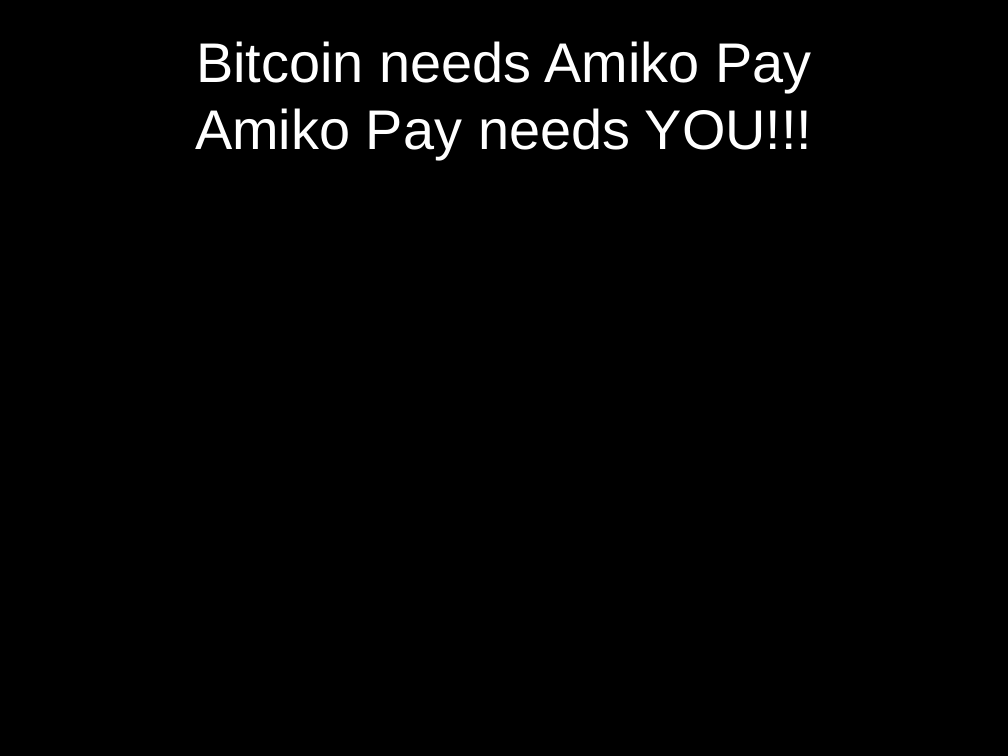
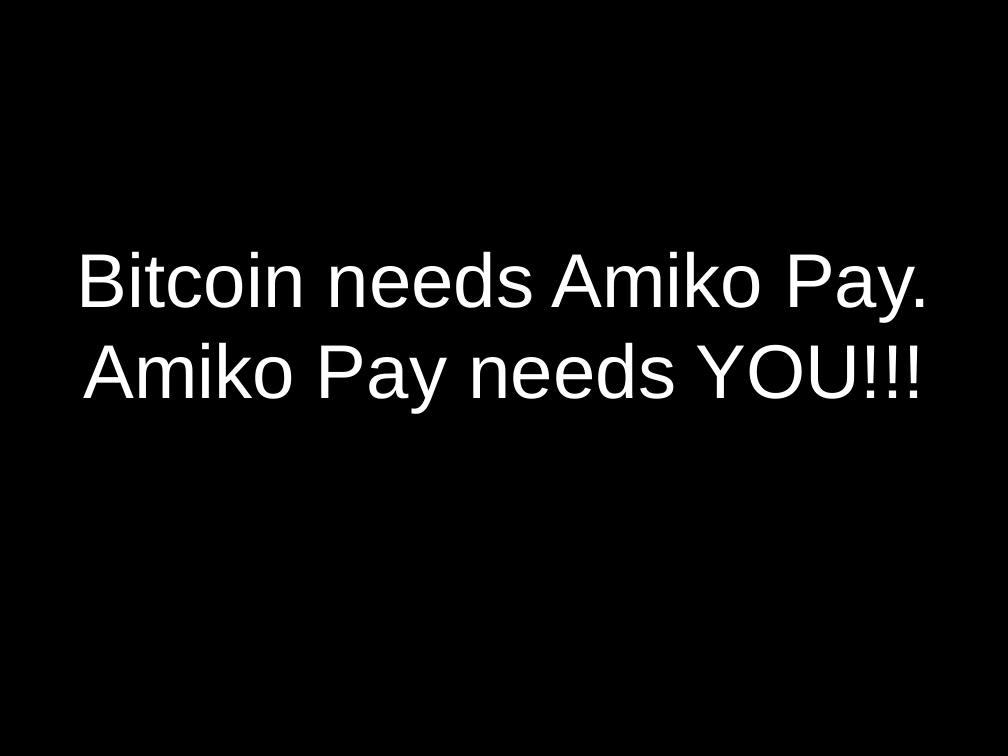
Before and after one commit to cornwarecjp/amiko-pay, a slide deck: slide 35 of doc/presentation.odp (slide 33 before the commit). Drawn at 1008x756 pixels with LibreOffice and Linux fonts; fonts in the diff are those of the drawing. Boxes give left, top, right and bottom in pixels: in the first picture for what was removed or moved away, otherwise in the second. Text is boxed around its words. In the diff, an @@ line names an element or a change of style, - is before the commit and + after.

```diff
--- a/doc/presentation.odp
+++ b/doc/presentation.odp
@@ subtitle at box(77, 251, 931, 413): text changed; size 44 to 60 pt @@
-Bitcoin needs Amiko Pay
-Amiko Pay needs YOU!!!
+Bitcoin needs Amiko Pay.
+Amiko Pay needs YOU!!!
```
Also in this commit, not shown: 10 other slides changed, 3 slides added.
